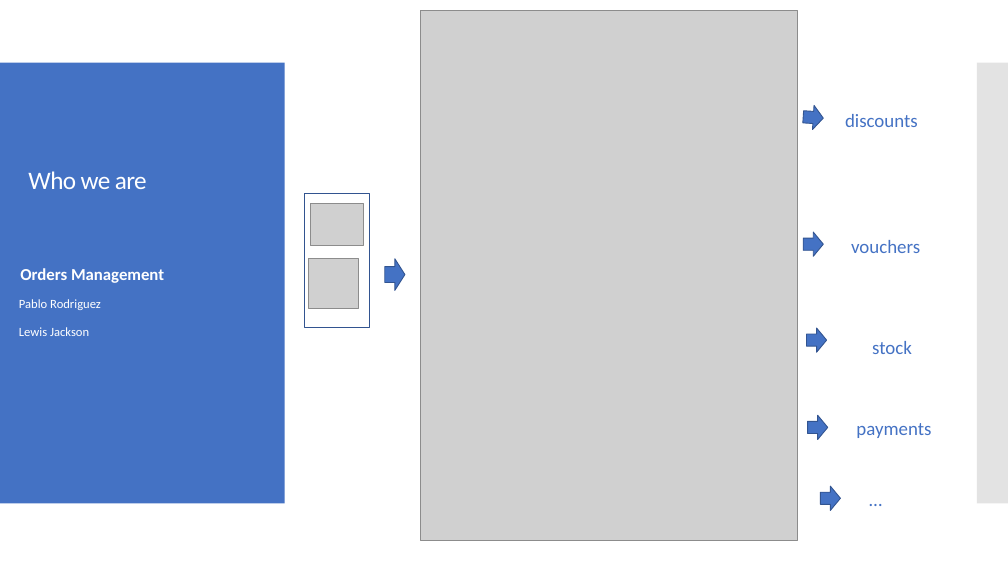
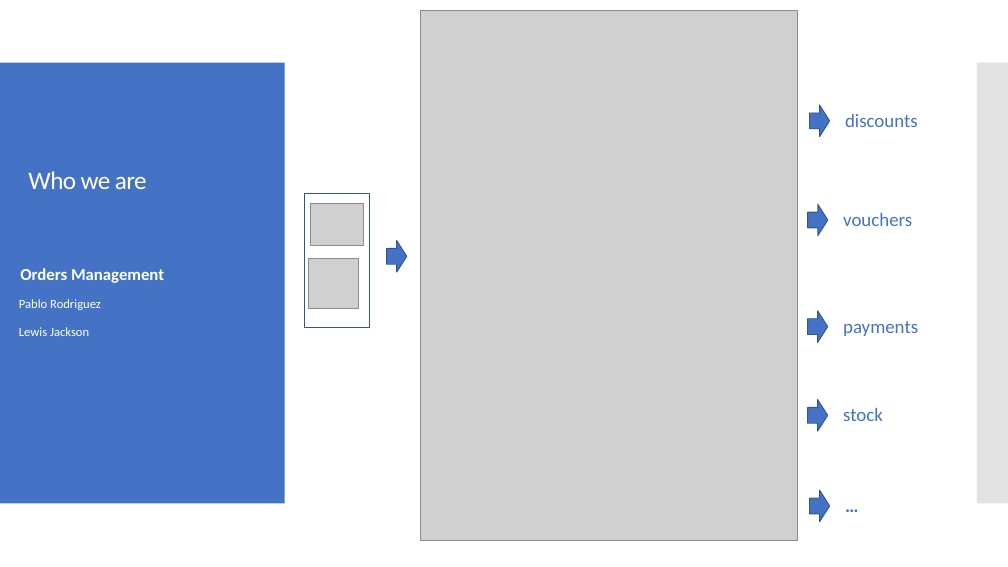
Before and after one commit to milodotnet/bootcamp, a slide deck: slide 2 of Bootcamp-ContinuousDelivery.pptx. Drawn at 1008x567 pixels with LibreOffice and Linux fonts; fonts in the diff are those of the drawing; grey boxes stand for pictures. Boxes give left, top, right and bottom in pixels: in the first picture for what was removed or moved away, otherwise in the second. Text is boxed around its words. In the diff, an @@ line names an element or a change of style, - is before the commit and + after.

```diff
--- a/Bootcamp-ContinuousDelivery.pptx
+++ b/Bootcamp-ContinuousDelivery.pptx
@@ down arrow at bbox=[810, 105, 830, 137]: rotation 273 to 270 degrees @@
@@ down arrow: place and size @@
-down arrow at bbox=[803, 233, 824, 257]
+down arrow at bbox=[808, 205, 828, 236]
@@ text "vouchers": place and size @@
-text "vouchers" at bbox=[851, 240, 920, 253]
+text "vouchers" at bbox=[843, 213, 912, 226]
@@ down arrow: place and size @@
-down arrow at bbox=[385, 259, 405, 291]
+down arrow at bbox=[387, 241, 407, 273]
@@ down arrow: place and size @@
-down arrow at bbox=[806, 329, 827, 353]
+down arrow at bbox=[808, 311, 828, 343]
@@ text "payments": place and size @@
-text "payments" at bbox=[856, 423, 931, 438]
+text "payments" at bbox=[843, 321, 918, 336]
@@ down arrow: place and size @@
-down arrow at bbox=[808, 416, 828, 440]
+down arrow at bbox=[808, 400, 828, 431]
@@ text "stock": place and size @@
-text "stock" at bbox=[872, 341, 912, 354]
+text "stock" at bbox=[843, 408, 883, 421]
@@ down arrow: place and size @@
-down arrow at bbox=[820, 487, 841, 511]
+down arrow at bbox=[810, 490, 830, 522]
@@ text "…": place and size @@
-text "…" at bbox=[862, 484, 892, 514]
+text "…" at bbox=[838, 490, 870, 520]
@@ text "…" at bbox=[838, 490, 870, 520]: bold on @@
```
Also in this commit, not shown: 5 other slides changed, 2 slides added, 1 slide removed.
